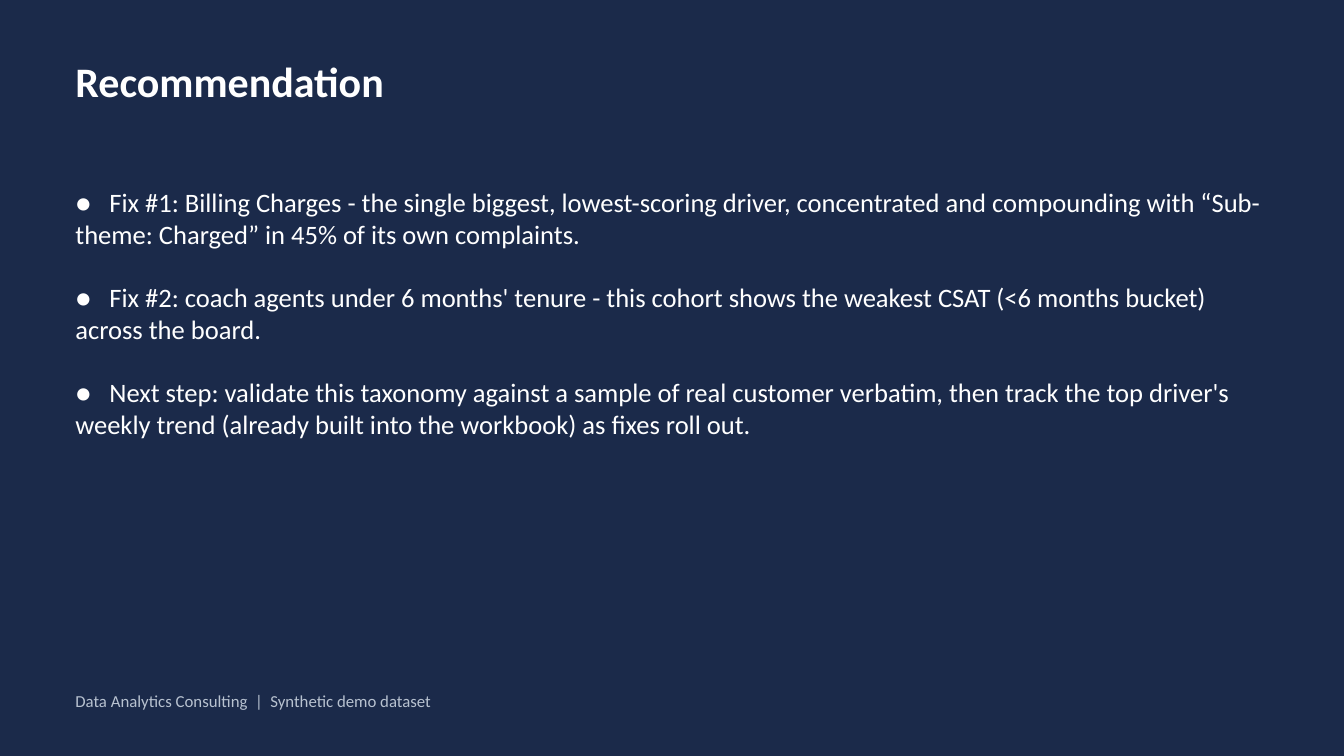
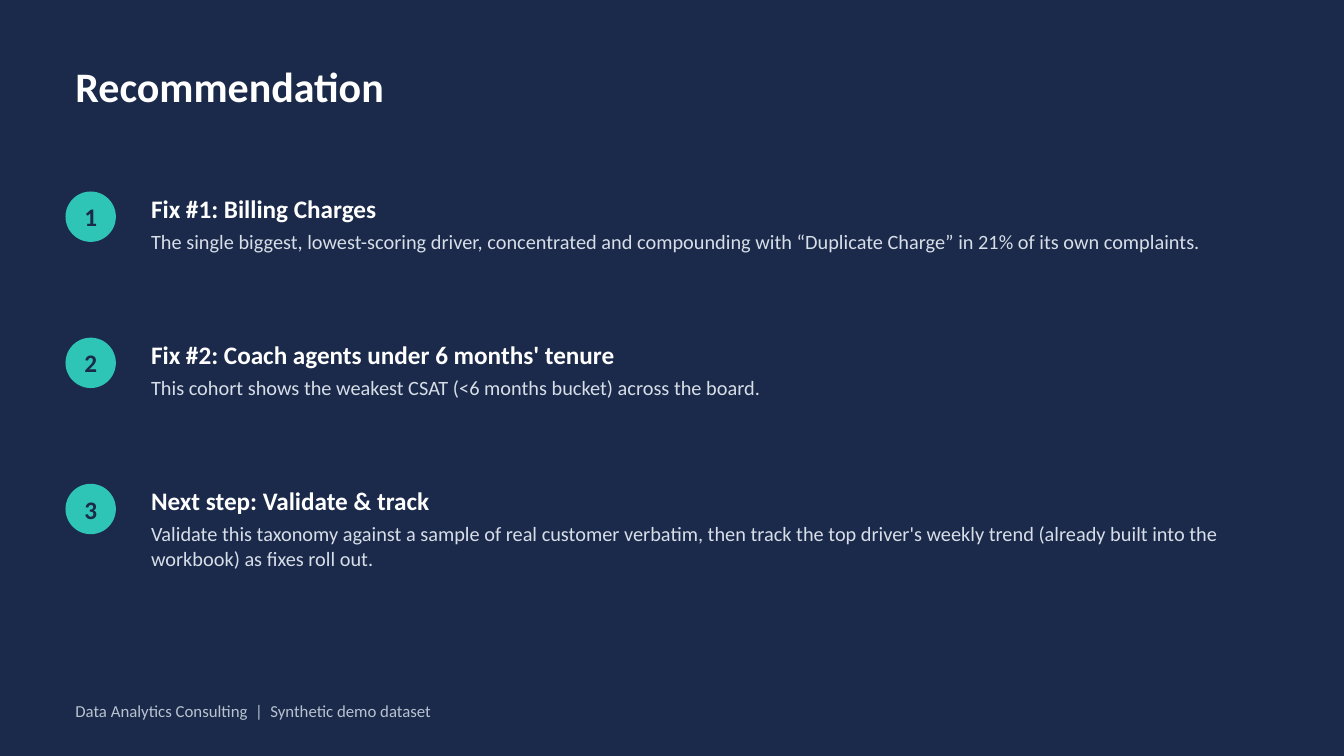
Before and after one commit to rameshpennam/ds-use-cases, a slide deck: slide 6 of usecase1_csat_nlp_rootcause/final_output/usecase1_csat_summary.pptx. Drawn at 1344x756 pixels with LibreOffice and Linux fonts; fonts in the diff are those of the drawing. Boxes give left, top, right and bottom in pixels: in the first picture for what was removed or moved away, otherwise in the second. Text is boxed around its words. In the diff, an @@ line names an element or a change of style, - is before the commit and + after.

```diff
--- a/usecase1_csat_nlp_rootcause/final_output/usecase1_csat_summary.pptx
+++ b/usecase1_csat_nlp_rootcause/final_output/usecase1_csat_summary.pptx
@@ text "Recommendation": place and size @@
-text "Recommendation" at bbox=[75, 67, 383, 98]
+text "Recommendation" at bbox=[75, 72, 383, 103]
@@ ellipse added at bbox=[66, 192, 116, 242], fill #2EC4B6, 18 pt, text #1B2A4A, bold @@
+1
@@ text added at bbox=[151, 200, 1199, 253], 14.5 pt, text #D7DEE8 @@
+Fix #1: Billing Charges
+The single biggest, lowest-scoring driver, concentrated and compounding with “Duplicate Charge” in 21% of its own complaints.
@@ ellipse added at bbox=[66, 338, 116, 388], fill #2EC4B6, 18 pt, text #1B2A4A, bold @@
+2
@@ text at bbox=[151, 346, 760, 398]: text changed; size 19 to 14.5 pt; text colour #FFFFFF to #D7DEE8 @@
-● Fix #1: Billing Charges - the single biggest, lowest-scoring driver, concentrated and compounding with “Sub-theme: Charged” in 45% of its own complaints.
-● Fix #2: coach agents under 6 months' tenure - this cohort shows the weakest CSAT (<6 months bucket) across the board.
-● Next step: validate this taxonomy against a sample of real customer verbatim, then track the top driver's weekly trend (already built into the workbook) as fixes roll out.
+Fix #2: Coach agents under 6 months' tenure
+This cohort shows the weakest CSAT (<6 months bucket) across the board.
@@ ellipse added at bbox=[66, 484, 116, 534], fill #2EC4B6, 18 pt, text #1B2A4A, bold @@
+3
@@ text added at bbox=[151, 492, 1217, 569], 14.5 pt, text #D7DEE8 @@
+Next step: Validate & track
+Validate this taxonomy against a sample of real customer verbatim, then track the top driver's weekly trend (already built into the workbook) as fixes roll out.
@@ text "Data Analytics Consulting | Synthetic ...": place and size @@
-text "Data Analytics Consulting | Synthetic ..." at bbox=[75, 695, 431, 710]
+text "Data Analytics Consulting | Synthetic ..." at bbox=[75, 705, 431, 720]
```
Also in this commit, not shown: 5 other slides changed, 19 other files.
